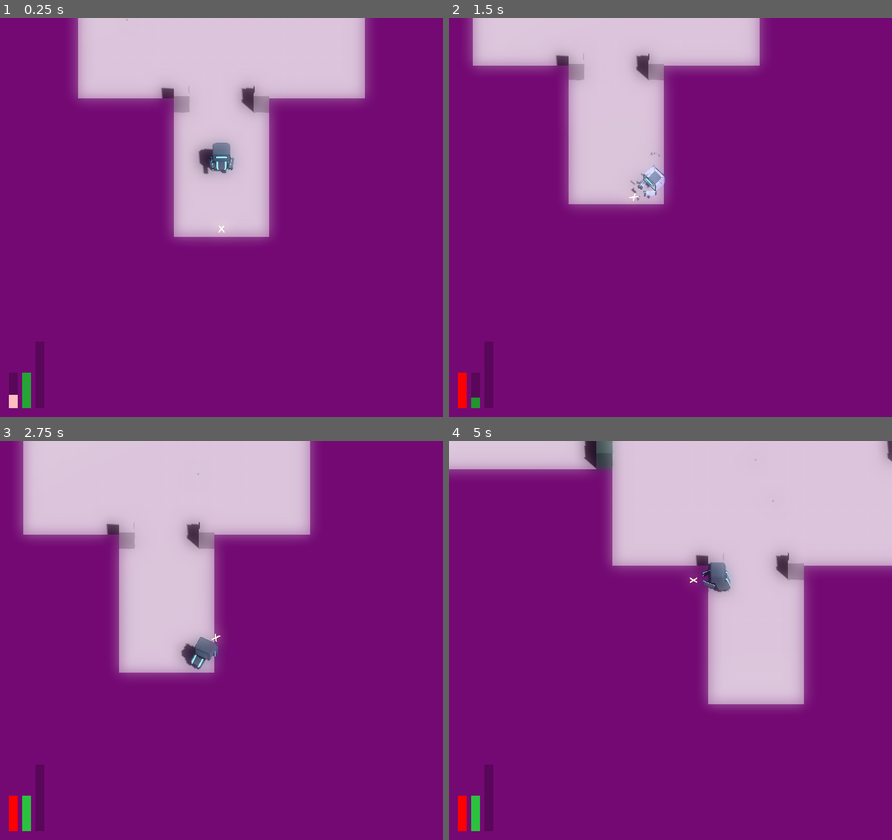
Above: before the commit, frames 1-4 (two rows, left to right).
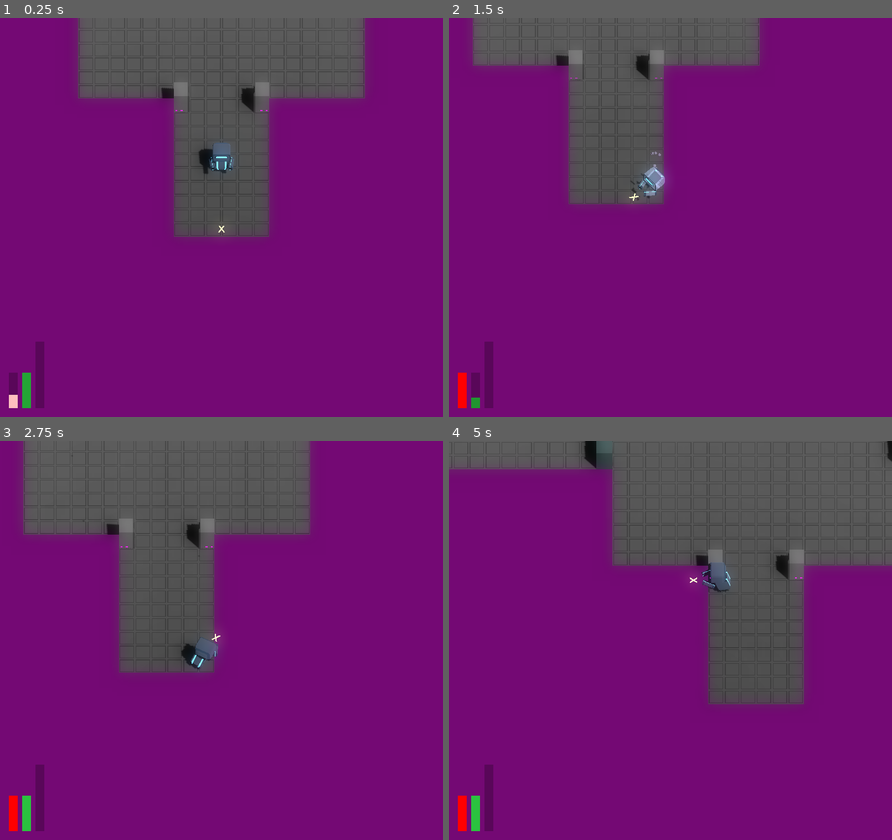
Above: after the commit, the same moments.

Repository: JackEvans24/bullet-absorb
Game: Godot game, scene res://scenes/main.tscn
Two runs of this game, one before a commit and one after it. Both use one fixed random seed, a clock stepped at 60 frames per second and the inputs below.
Inputs (mouse positions are in pixels of both pictures, inside the frame that each line leads up to):
- Up to frame 1 (0.25 s): no input
- Up to frame 2 (1.5 s): move the mouse to (767, 197) at 0.52 s; hold D (move_right) 0.53-1.28 s; hold Ctrl (absorb) 0.53-1.28 s; move the mouse to (581, 237) at 1.27 s; hold S (move_back) from 1.28 s (still down); tap Space (dash) at 1.35 s
- Up to frame 3 (2.75 s): move the mouse to (265, 552) at 2.02 s; release S (move_back) at 2.03 s; press the mouse at (265, 552) at 2.03 s; hold D (move_right) from 2.03 s (still down)
- Up to frame 4 (5 s): move the mouse to (648, 720) at 2.77 s; release D (move_right) at 2.78 s; release the mouse at (648, 720) at 2.78 s; hold W (move_forward) 2.78-3.53 s; tap Ctrl (absorb) at 2.85 s; move the mouse to (803, 700) at 3.52 s; hold A (move_left) from 3.53 s (still down); tap Space (dash) at 3.6 s; move the mouse to (537, 580) at 4.27 s; click (537, 580) at 4.35 s

The runs differ from the first frame. In frame 1, 21% of the frame differs, in the area x 17-83%, y 0-56%; in frame 2, 16%; in frame 3, 23%; in frame 4, 31%, in the area x 0-100%, y 0-67%.

Commit message:
feat: add reward to main room

Diff:
--- a/prefabs/room/main_room.tscn
+++ b/prefabs/room/main_room.tscn
@@ -24,7 +24,8 @@
 room_name = "MainRoom"
 untouched_doors = 2
 completed_doors = 14
-waves = Array[ExtResource("3_2ywox")]([SubResource("Resource_njpib")])
+waves = Array[ExtResource("3_2ywox")]([SubResource("Resource_rfm51")])
+reward = 5
 
 [sub_resource type="PhysicsMaterial" id="PhysicsMaterial_xq1m6"]
 
Not shown: 1 places in prefabs/room/main_room.tscn that only renumber resources
